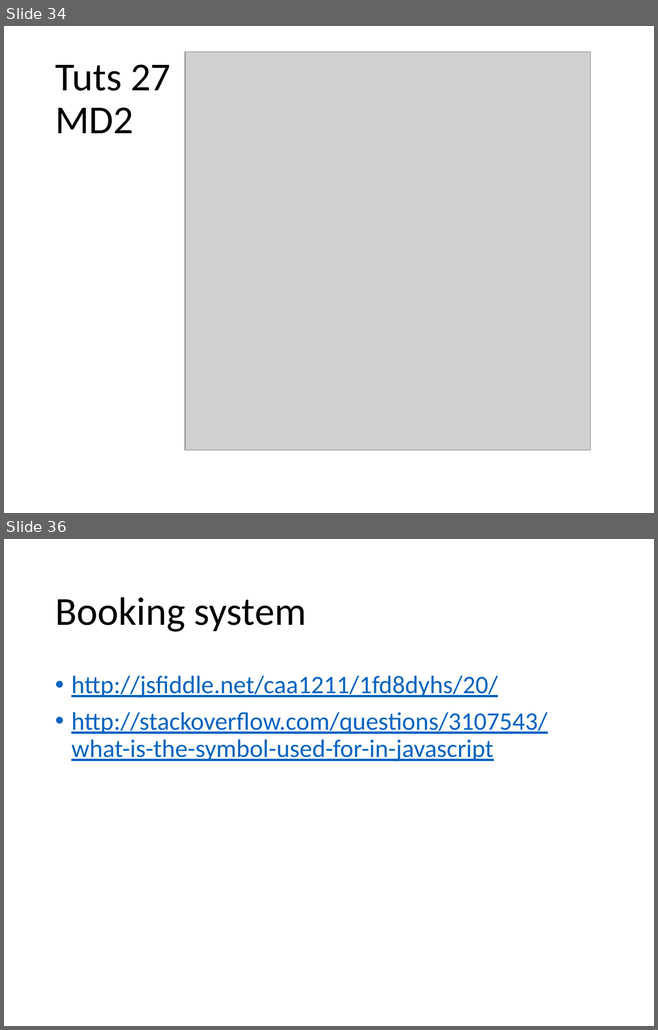
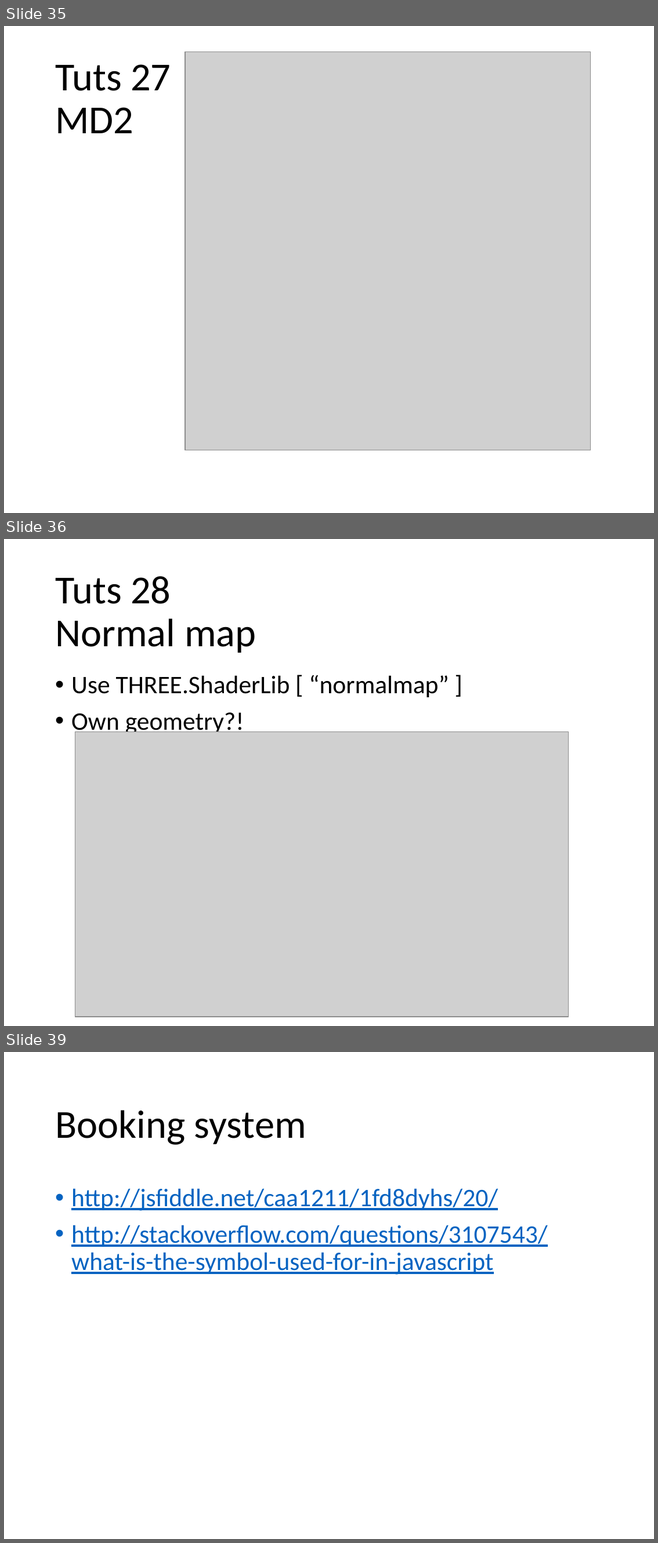
Before and after one commit to caa1211/tutsplus, a slide deck: threejs-tuts-3.pptx. Shown one above the other, each under a label of ours: slides 34 and 36 before the commit, slides 35, 36 and 39 after it; the slides between them are not shown. The pictures are 658x1030 and 658x1543 pixels, drawn with LibreOffice and Linux fonts; fonts in the diff are those of the drawing; grey boxes stand for pictures. Boxes give left, top, right and bottom in pixels: in the first picture for what was removed or moved away, otherwise in the second. Text is boxed around its words. In the diff, an @@ line names an element or a change of style, - is before the commit and + after.

Commit message:
new tuts for bump/normal map

```diff
--- a/threejs-tuts-3.pptx
+++ b/threejs-tuts-3.pptx
@@ slide 36 added at (x1=4, y1=539, x2=654, y2=1026), background #FFFFFF @@
@@ title added at (x1=55, y1=576, x2=256, y2=653), 44 pt, text #000000 @@
+Tuts 28
+Normal map
@@ text added at (x1=71, y1=675, x2=448, y2=736), 28 pt, text #000000 @@
+• Use THREE.ShaderLib [ “normalmap” ]
+• Own geometry?!
@@ picture added at (x1=75, y1=732, x2=568, y2=1017) @@
@@ what was slide 34 is now slide 35 @@
@@ what was slide 36 is now slide 39 @@
```
Also in this commit, not shown: 2 other slides added, 10 other files.
